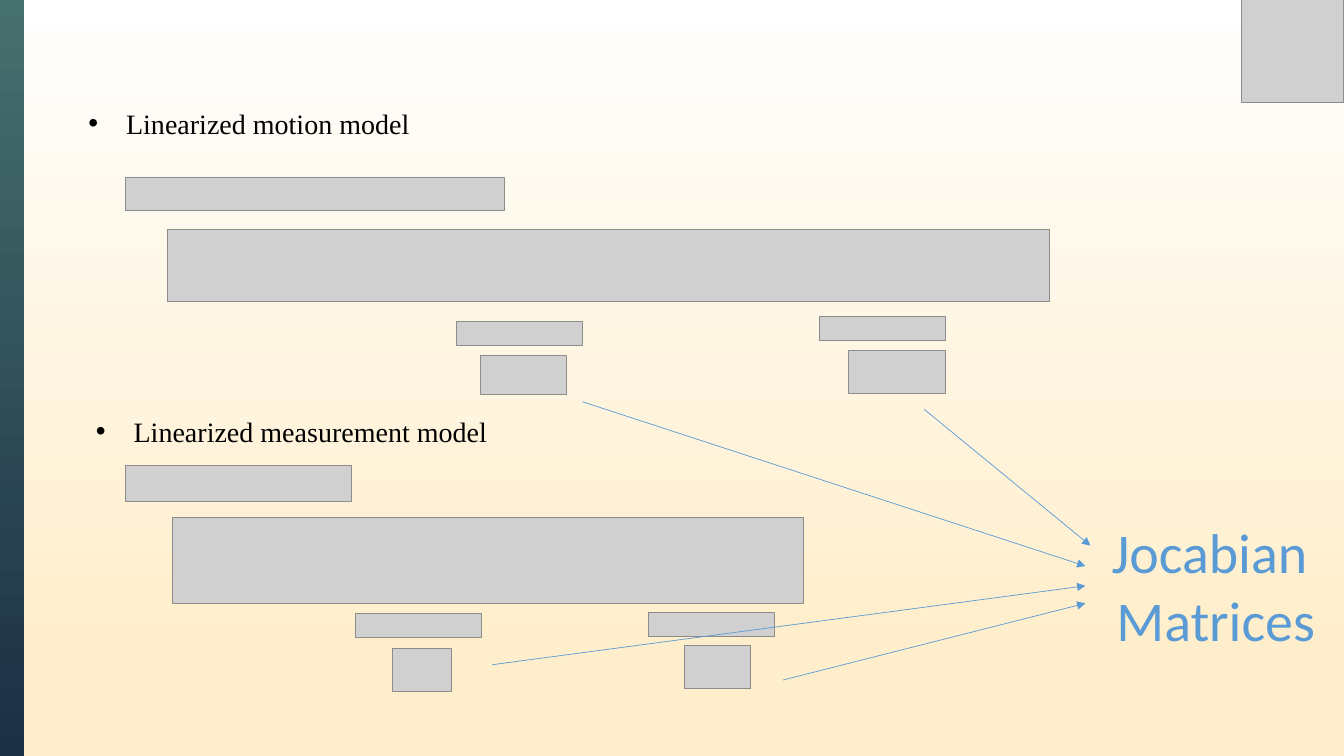
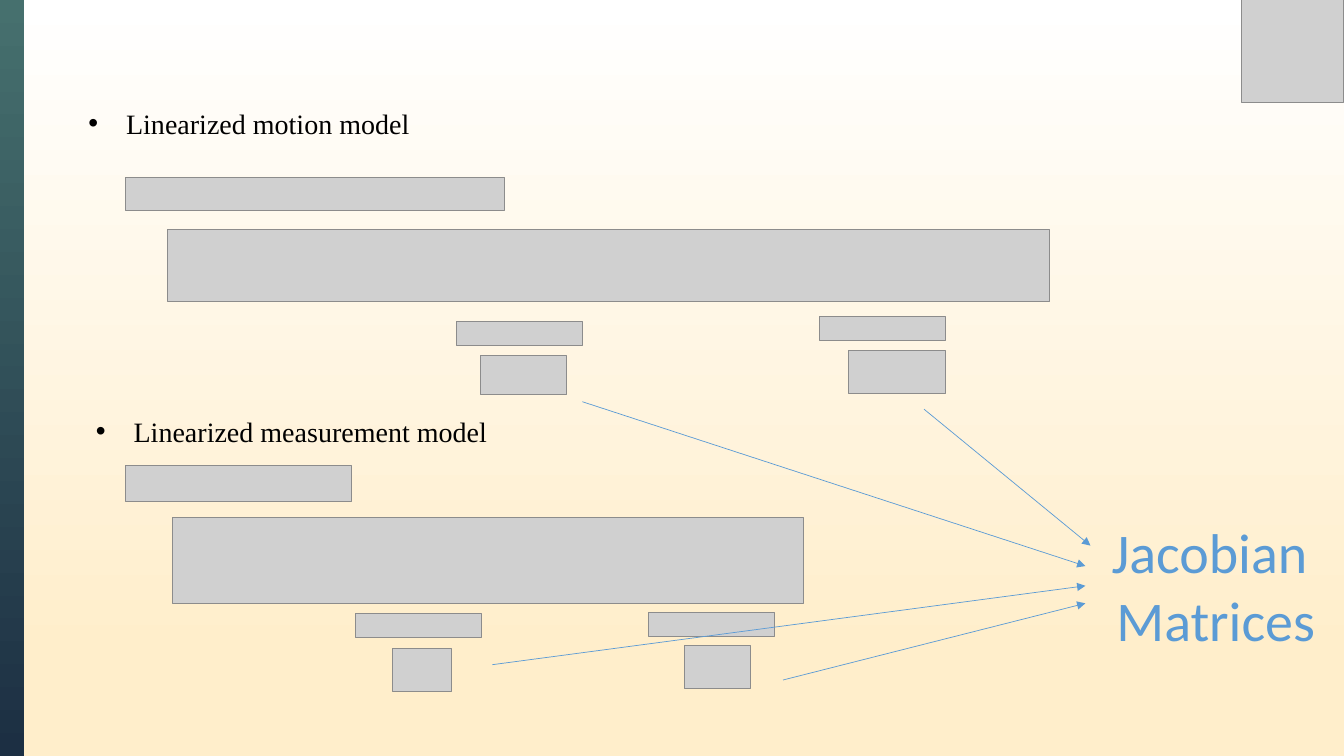
Before and after one commit to XiongWT1024/self-study-2024, a slide deck: slide 28 of Kalman Filter/Kalman Filters.pptx (slide 25 before the commit). Drawn at 1344x756 pixels with LibreOffice and Linux fonts; fonts in the diff are those of the drawing; grey boxes stand for pictures. Boxes give left, top, right and bottom in pixels: in the first picture for what was removed or moved away, otherwise in the second. Text is boxed around its words. In the diff, an @@ line names an element or a change of style, - is before the commit and + after.

```diff
--- a/Kalman Filter/Kalman Filters.pptx
+++ b/Kalman Filter/Kalman Filters.pptx
@@ text at <box>1112,534,1308,574</box>: text changed @@
-Jocabian
+Jacobian
```
Also in this commit, not shown: 9 other slides changed, 3 slides added.
